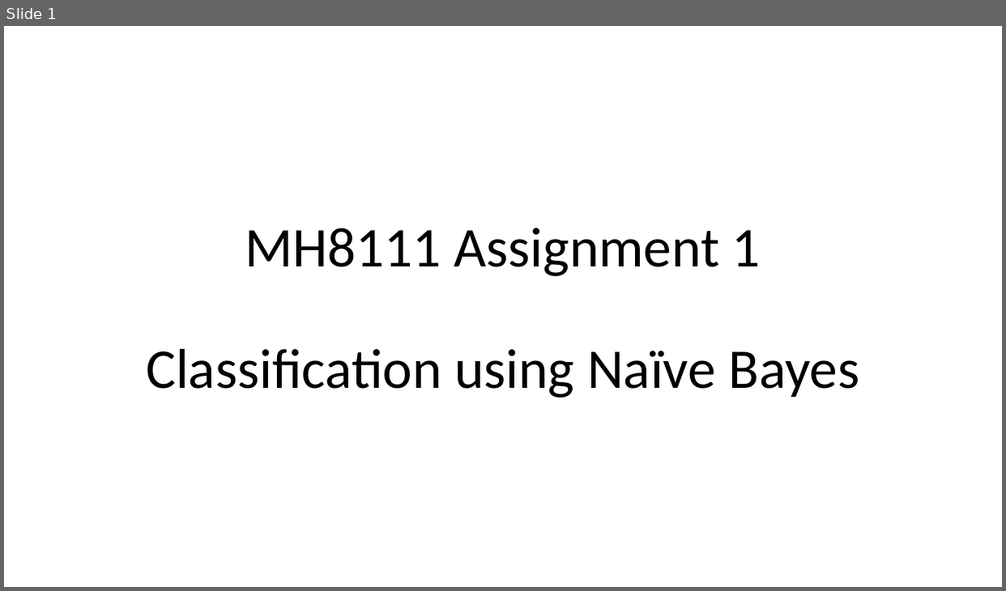
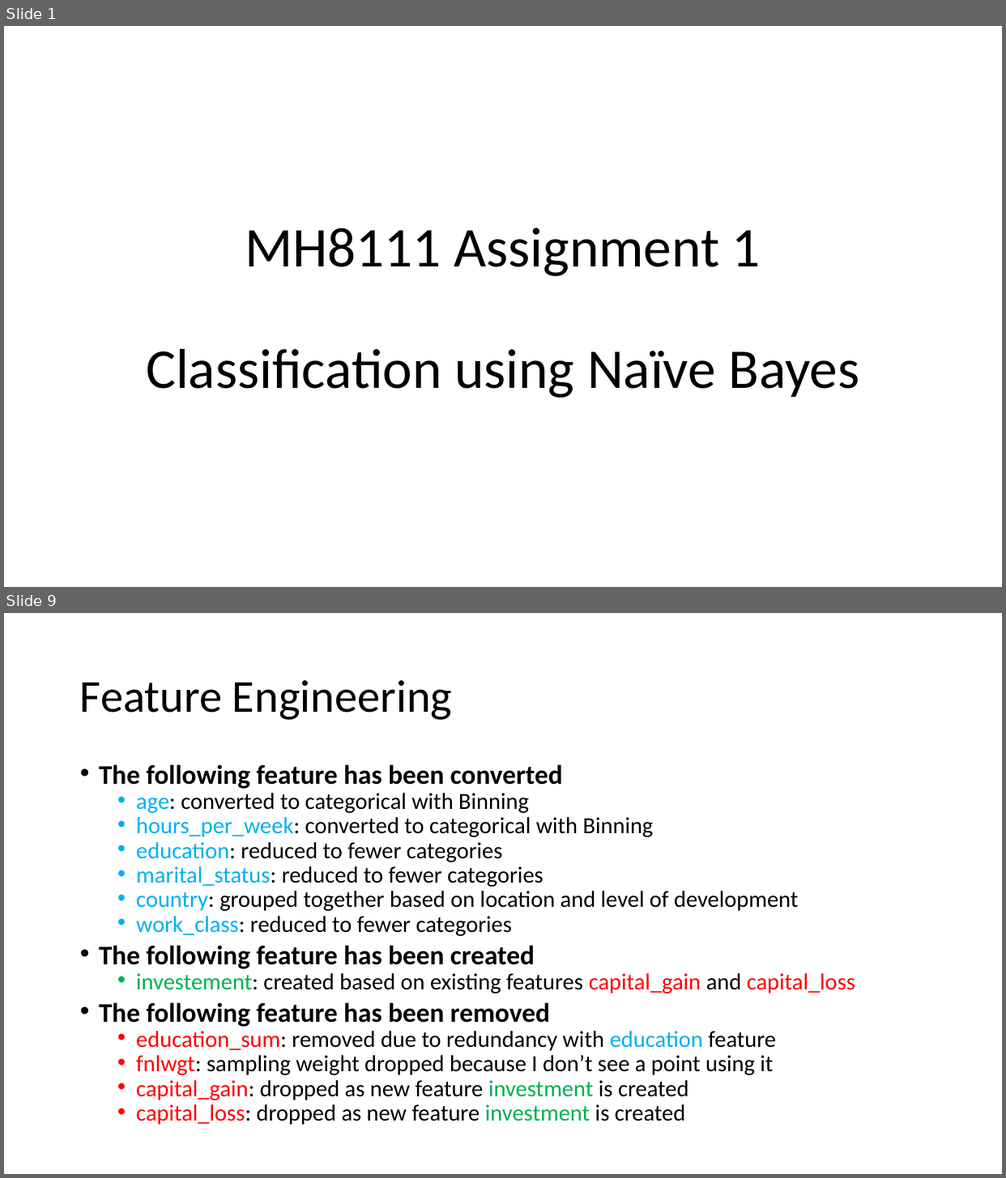
Before and after one commit to lifengzhi/msa_mh8101_or1_lp, a slide deck: mh8111_assignment/NaiveBayes.pptx. Shown one above the other, each under a label of ours: slide 1 before the commit, slides 1 and 9 after it; the slides between them are not shown. The pictures are 1006x591 and 1006x1178 pixels, drawn with LibreOffice and Linux fonts; fonts in the diff are those of the drawing. Boxes give left, top, right and bottom in pixels: in the first picture for what was removed or moved away, otherwise in the second. Text is boxed around its words. In the diff, an @@ line names an element or a change of style, - is before the commit and + after.

```diff
--- a/mh8111_assignment/NaiveBayes.pptx
+++ b/mh8111_assignment/NaiveBayes.pptx
@@ slide 9 added at <box>4,613,1002,1174</box>, background #FFFFFF @@
@@ title added at <box>80,680,452,720</box>, 44 pt, text #000000 @@
+Feature Engineering
@@ text added at <box>99,764,855,1125</box>, 22.2 pt, text #000000 @@
+• The following feature has been converted
+  • age: converted to categorical with Binning
+  • hours_per_week: converted to categorical with Binning
+  • education: reduced to fewer categories
+  • marital_status: reduced to fewer categories
+  • country: grouped together based on location and level of development
+  • work_class: reduced to fewer categories
+• The following feature has been created
+  • investement: created based on existing features capital_gain and capital_loss
+• The following feature has been removed
+  • education_sum: removed due to redundancy with education feature
+  • fnlwgt: sampling weight dropped because I don’t see a point using it
+  • capital_gain: dropped as new feature investment is created
+  • capital_loss: dropped as new feature investment is created
```
Also in this commit, not shown: 17 other slides added.
